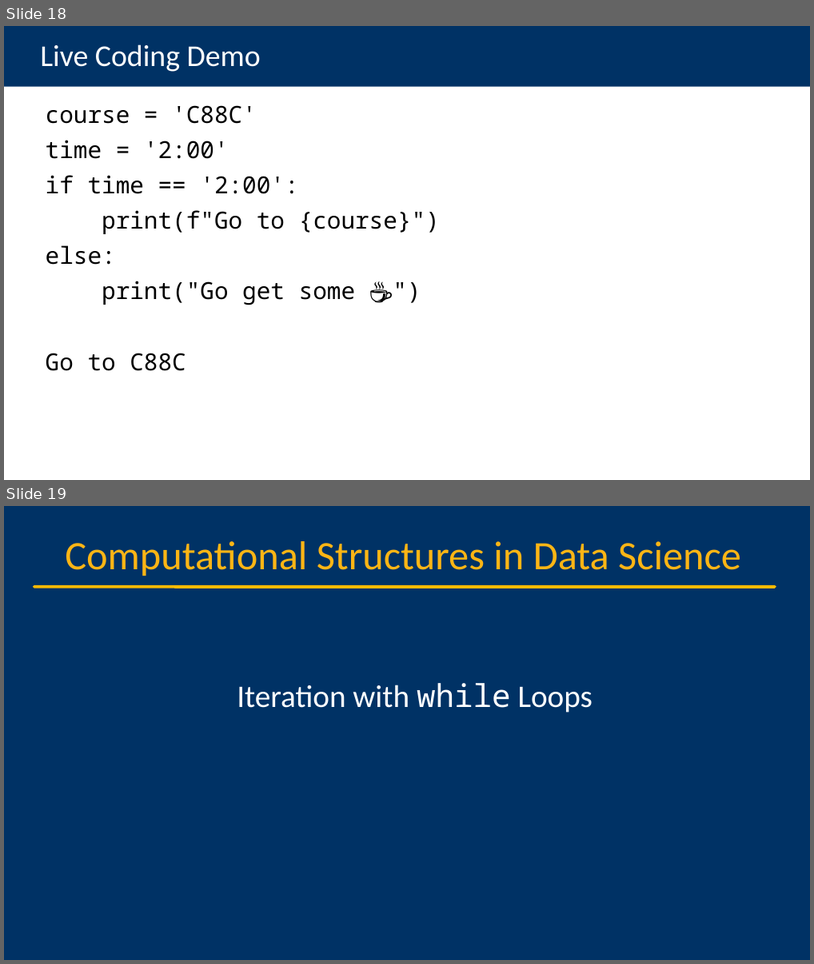
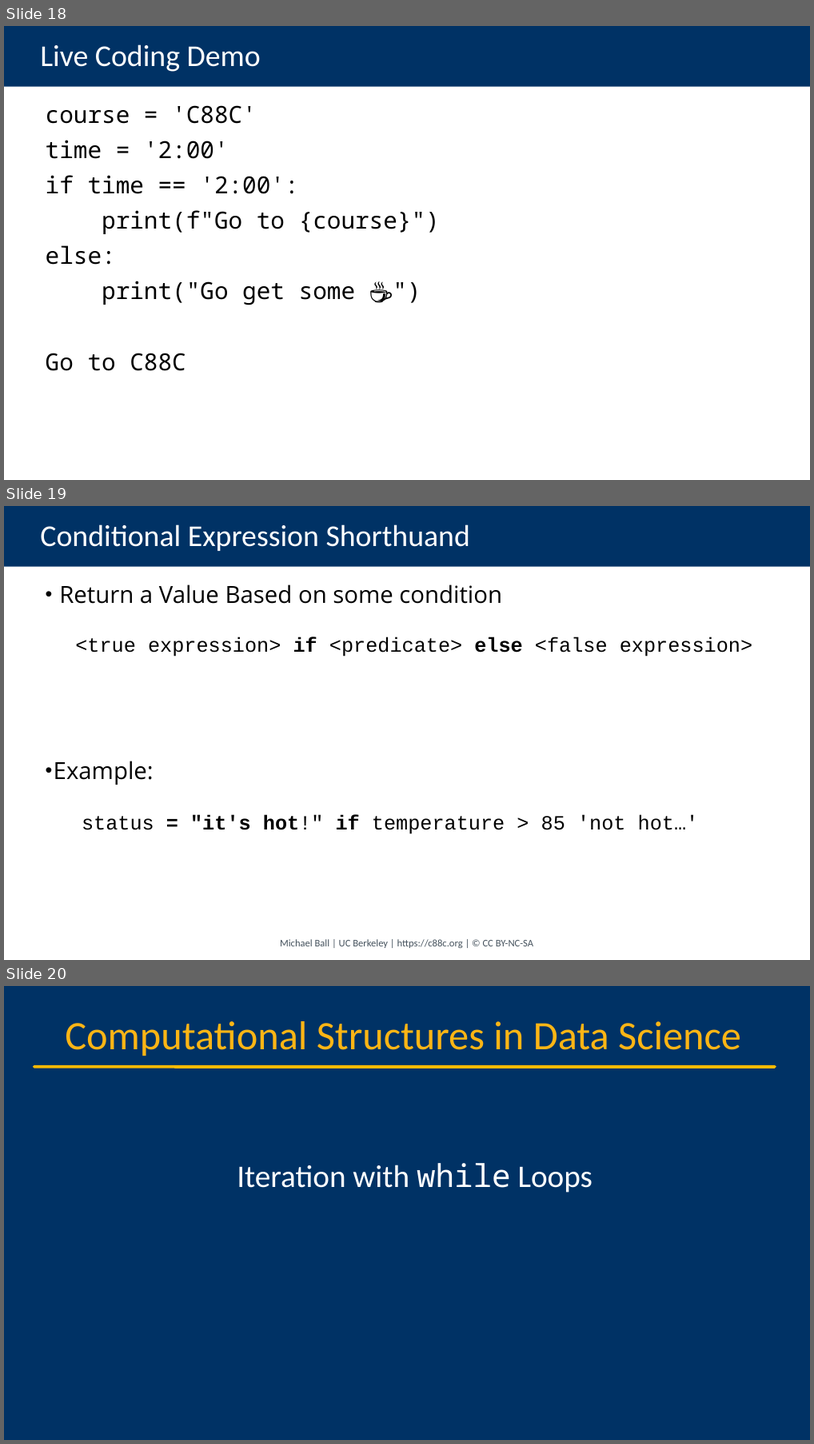
Before and after one commit to cs88-website/sp24, a slide deck: assets/slides/sp24/03-Loops.pptx. Shown one above the other, each under a label of ours: slides 18 and 19 before the commit, slides 18, 19 and 20 after it. The pictures are 814x964 and 814x1444 pixels, drawn with LibreOffice and Linux fonts; fonts in the diff are those of the drawing; background and template pictures are left out. Boxes give left, top, right and bottom in pixels: in the first picture for what was removed or moved away, otherwise in the second. Text is boxed around its words. In the diff, an @@ line names an element or a change of style, - is before the commit and + after.

```diff
--- a/assets/slides/sp24/03-Loops.pptx
+++ b/assets/slides/sp24/03-Loops.pptx
@@ slide 19 added at bbox=[4, 506, 810, 960], background #FFFFFF @@
@@ title added at bbox=[4, 506, 810, 567], fill #003265, 36 pt, text #FFFFFF @@
+Conditional Expression Shorthuand
@@ text added at bbox=[54, 584, 502, 784], 28 pt, text #000000 @@
+• Return a Value Based on some condition
+• Example:
@@ text added at bbox=[75, 637, 753, 656], 24 pt, text #000000 @@
+<true expression> if <predicate> else <false expression>
@@ text added at bbox=[82, 814, 699, 834], 24 pt, text #000000 @@
+status = "it's hot!" if temperature > 85 'not hot…'
@@ text added at bbox=[280, 939, 534, 948], 12 pt, text #46535E @@
+Michael Ball | UC Berkeley | https://c88c.org | © CC BY-NC-SA
@@ what was slide 19 is now slide 20 @@
```
Also in this commit, not shown: 6 slides changed, 1 other slide added, 1 slide removed, 21 other files.
